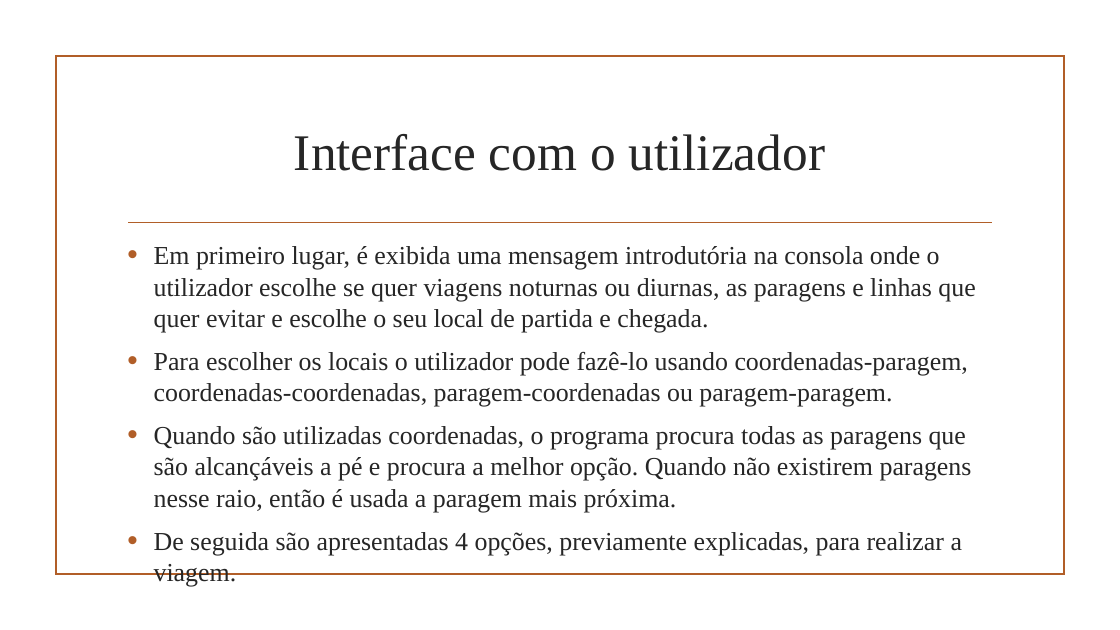
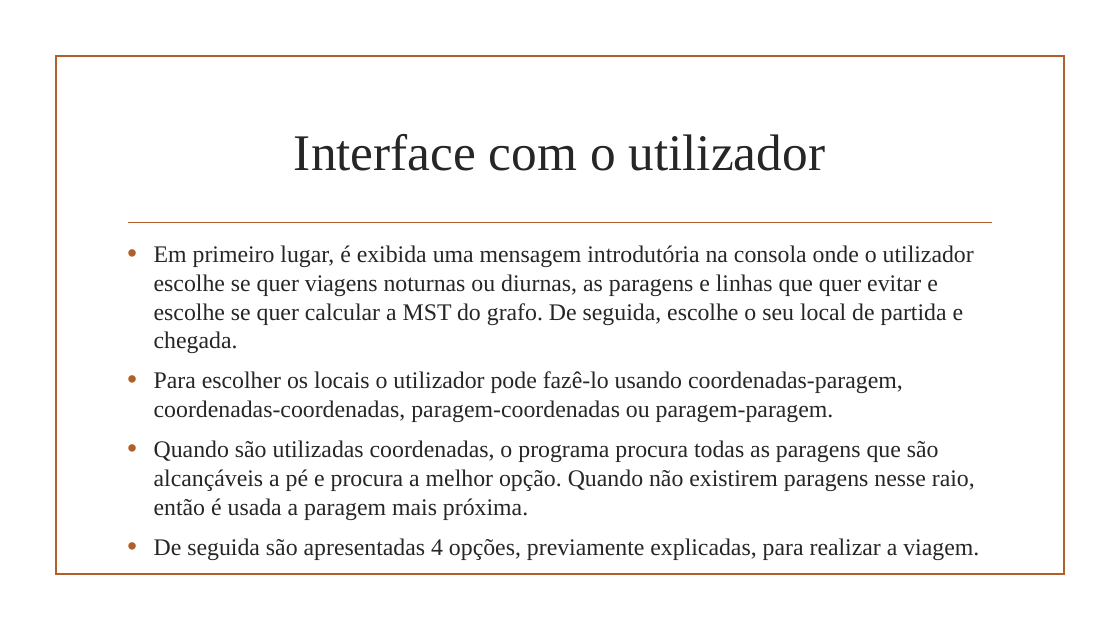
Before and after one commit to afs202005277/STCP-Pathfinder, a slide deck: slide 8 of Projeto2AED.pptx. Drawn at 1120x630 pixels with LibreOffice and Linux fonts; fonts in the diff are those of the drawing; background and template pictures are left out. Boxes give left, top, right and bottom in pixels: in the first picture for what was removed or moved away, otherwise in the second. Text is boxed around its words. In the diff, an @@ line names an element or a change of style, - is before the commit and + after.

Commit message:
Fixes

```diff
--- a/Projeto2AED.pptx
+++ b/Projeto2AED.pptx
@@ text at (x1=154, y1=245, x2=974, y2=353): text changed; size 22.2 to 20.4 pt @@
-• Em primeiro lugar, é exibida uma mensagem introdutória na consola onde o utilizador escolhe se quer viagens noturnas ou diurnas, as paragens e linhas que quer evitar e escolhe o seu local de partida e chegada.
+• Em primeiro lugar, é exibida uma mensagem introdutória na consola onde o utilizador escolhe se quer viagens noturnas ou diurnas, as paragens e linhas que quer evitar e escolhe se quer calcular a MST do grafo. De seguida, escolhe o seu local de partida e chegada.
@@ text at (x1=154, y1=371, x2=979, y2=560): size 22.2 to 20.4 pt in "Para escolher os locais o utilizador pode ...", "Quando são utilizadas coordenadas, o programa procura ...", "De seguida são apresentadas 4 opções, previamente ..." @@
```
Also in this commit, not shown: 4 other slides changed.
